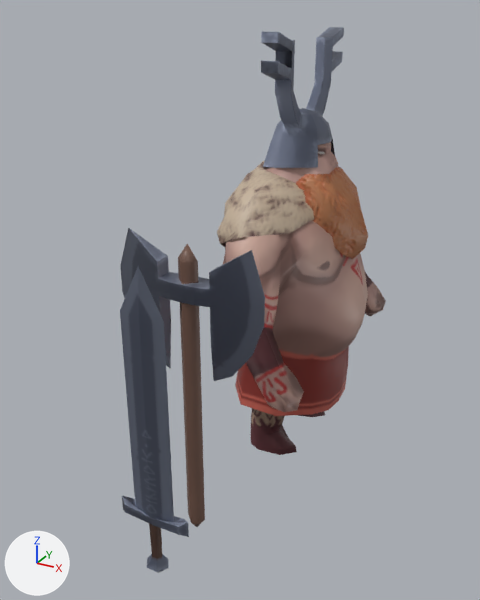
What one commit did to the FBX model Year3Proto2/Assets/Models/Animation/Heavy Invader/Heavy Invader.fbx.
The view is the same before and after, from a 50 mm lens placed at (0.209, -0.438, 0.346), pointed at (-0.009, -0.041, 0.147). Arrows for +X, +Y and +Z are at lower left; the lights stay in place. Where no turn or scale is listed for an object, it has been applied to the vertices.

The older version as bpy lines, for what is in view:
```python
ob_beard1 = bpy.data.objects.new('Beard1', me_mesh)
ob_beard1.location = (0.0366, 0.0256, -0.0019)
ob_bigaxehead3 = bpy.data.objects.new('BigAxeHead3', me_mesh_005)
ob_bigaxehead3.location = (0.0366, 0.0256, 0.0025)
ob_bigsword1 = bpy.data.objects.new('BigSword1', me_mesh_004)
ob_bigsword1.location = (0.0366, 0.0256, 0.0)
ob_bigsword1.rotation_euler = (1.571, 0.0, 1.571)  # degrees (90, 0, 90)
ob_bigsword1.scale = (0.01, 0.01, 0.01)
ob_chief_helmet1 = bpy.data.objects.new('Chief_Helmet1', me_mesh_003)
ob_chief_helmet1.location = (0.0366, 0.0256, -0.0019)
ob_furshouldercloak = bpy.data.objects.new('FurShoulderCloak', me_mesh_001)
ob_furshouldercloak.location = (0.0366, 0.0256, -0.0019)
ob_heavyviking1 = bpy.data.objects.new('HeavyViking1', me_mesh_002)
ob_heavyviking1.location = (0.0366, 0.0256, -0.0019)
```
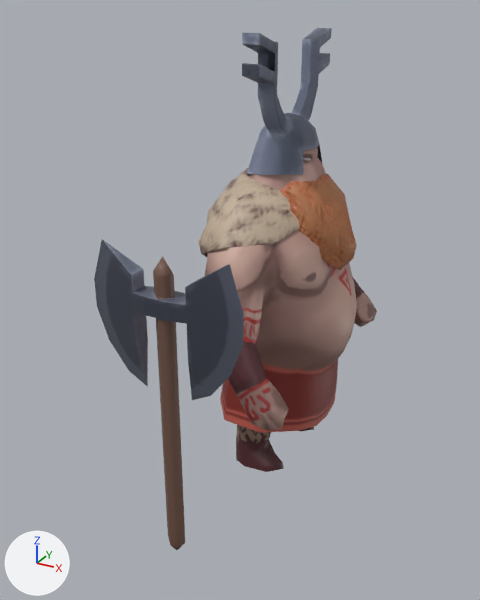
What differs and where, as boxes [x1, y1, x2, y2] in the pictures (480 x 600 px):
'HeavyViking1', moved: before [223, 142, 386, 455]; after [204, 148, 377, 472]
'BigAxeHead3', moved: before [120, 228, 265, 527]; after [94, 240, 244, 550]
'BigSword1', hidden: before [120, 266, 189, 573]
'Chief_Helmet1', moved: before [261, 27, 344, 168]; after [242, 28, 332, 175]
'FurShoulderCloak', moved: before [217, 161, 314, 247]; after [198, 167, 300, 257]
'Beard1', moved: before [296, 167, 368, 259]; after [281, 174, 357, 270]

The change, as a diff of the scene's bpy script:
```diff
--- a/Year3Proto2/Assets/Models/Animation/Heavy Invader/Heavy Invader.fbx.py
+++ b/Year3Proto2/Assets/Models/Animation/Heavy Invader/Heavy Invader.fbx.py
@@ ob_bigaxehead3 @@
 ob_bigaxehead3 = bpy.data.objects.new('BigAxeHead3', me_mesh_005)
-ob_bigaxehead3.location = (0.0366, 0.0256, 0.0025)
+ob_bigaxehead3.location = (0.0366, 0.0, 0.0025)
@@ ob_chief_helmet1 @@
 ob_chief_helmet1 = bpy.data.objects.new('Chief_Helmet1', me_mesh_003)
-ob_chief_helmet1.location = (0.0366, 0.0256, -0.0019)
+ob_chief_helmet1.location = (0.0366, 0.0, -0.0019)
@@ ob_heavyviking1 @@
 ob_heavyviking1 = bpy.data.objects.new('HeavyViking1', me_mesh_002)
-ob_heavyviking1.location = (0.0366, 0.0256, -0.0019)
+ob_heavyviking1.location = (0.0366, 0.0, -0.0019)
@@ ob_beard1 @@
 ob_beard1 = bpy.data.objects.new('Beard1', me_mesh)
-ob_beard1.location = (0.0366, 0.0256, -0.0019)
+ob_beard1.location = (0.0366, 0.0, -0.0019)
@@ ob_furshouldercloak @@
 ob_furshouldercloak = bpy.data.objects.new('FurShoulderCloak', me_mesh_001)
-ob_furshouldercloak.location = (0.0366, 0.0256, -0.0019)
+ob_furshouldercloak.location = (0.0366, 0.0, -0.0019)
@@ ob_bigsword1 @@
 ob_bigsword1 = bpy.data.objects.new('BigSword1', me_mesh_004)
-ob_bigsword1.location = (0.0366, 0.0256, 0.0)
-ob_bigsword1.rotation_euler = (1.571, 0.0, 1.571)  # degrees (90, 0, 90)
-ob_bigsword1.scale = (0.01, 0.01, 0.01)
+ob_bigsword1.location = (3.6576, 0.0, -3.6576)
+ob_bigsword1.rotation_euler = (0.0, 1.571, 0.0)  # degrees (0, 90, 0)
+ob_bigsword1.hide_viewport = True
```
